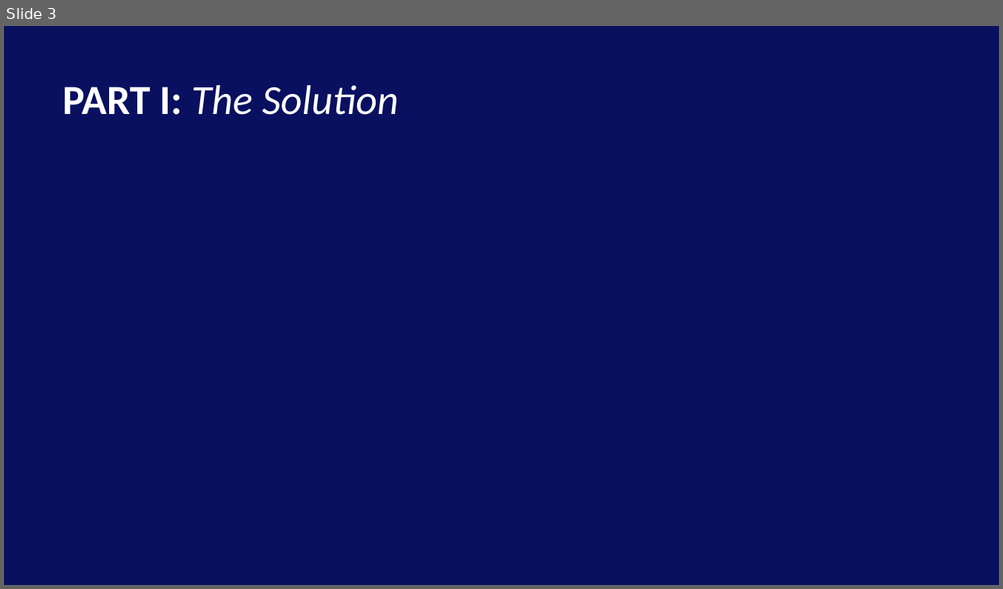
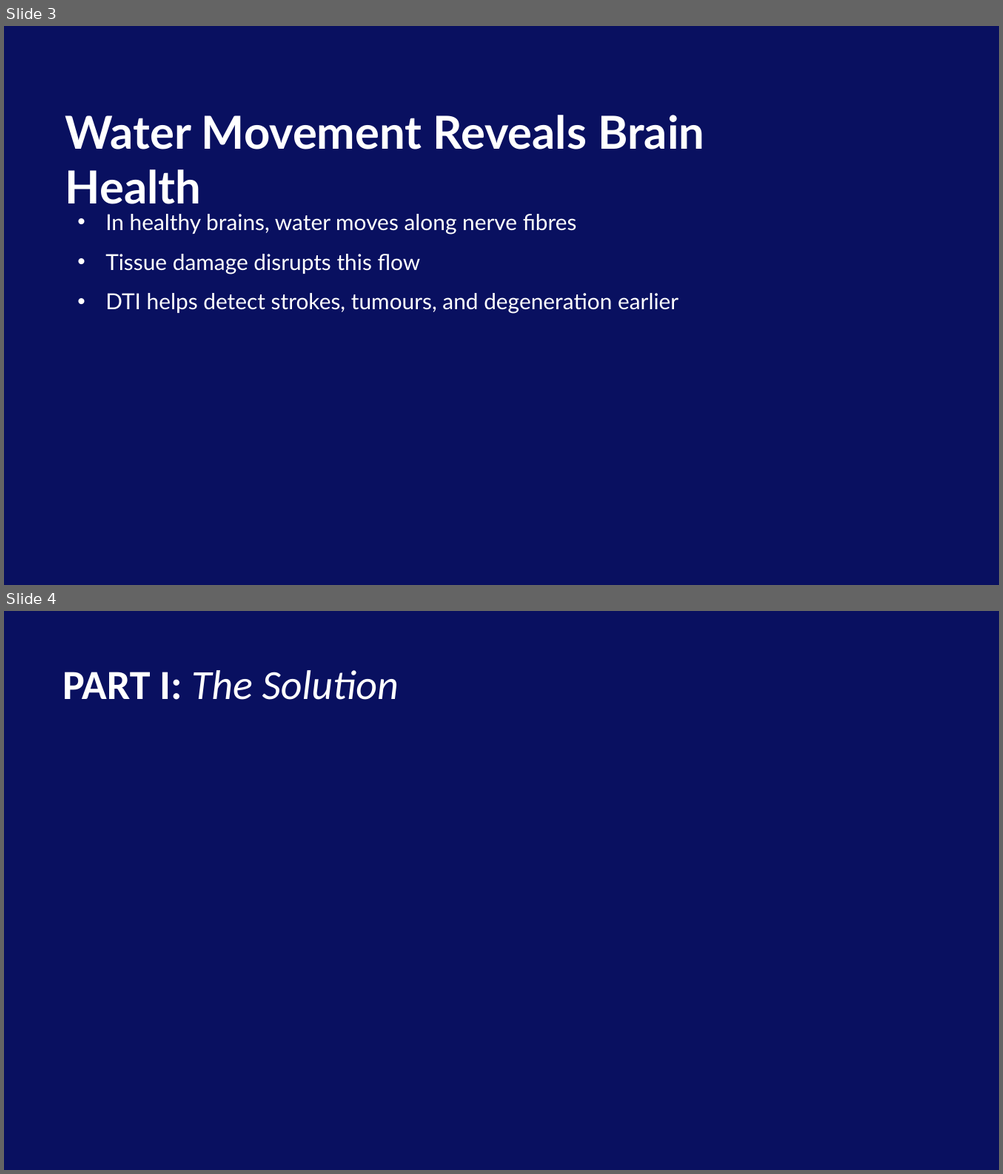
Before and after one commit to Neepa04/MXB201Group15, a slide deck: Report/Presentation.pptx. Shown one above the other, each under a label of ours: slide 3 before the commit, slides 3 and 4 after it. The pictures are 1003x589 and 1003x1174 pixels, drawn with LibreOffice and Linux fonts; fonts in the diff are those of the drawing; background and template pictures are left out. Boxes give left, top, right and bottom in pixels: in the first picture for what was removed or moved away, otherwise in the second. Text is boxed around its words. In the diff, an @@ line names an element or a change of style, - is before the commit and + after.

```diff
--- a/Report/Presentation.pptx
+++ b/Report/Presentation.pptx
@@ slide 3 added at (4, 26, 999, 585), background picture (left out) @@
@@ title added at (65, 115, 704, 204), 44 pt, text #FFFFFF, bold @@
+Water Movement Reveals Brain Health
@@ subtitle added at (105, 214, 678, 314), 21.3 pt, text #FFFFFF @@
+• In healthy brains, water moves along nerve fibres
+• Tissue damage disrupts this flow
+• DTI helps detect strokes, tumours, and degeneration earlier
@@ what was slide 3 is now slide 4 @@
```
Also in this commit, not shown: 1 slide changed, 1 other slide added, 1 slide removed.
